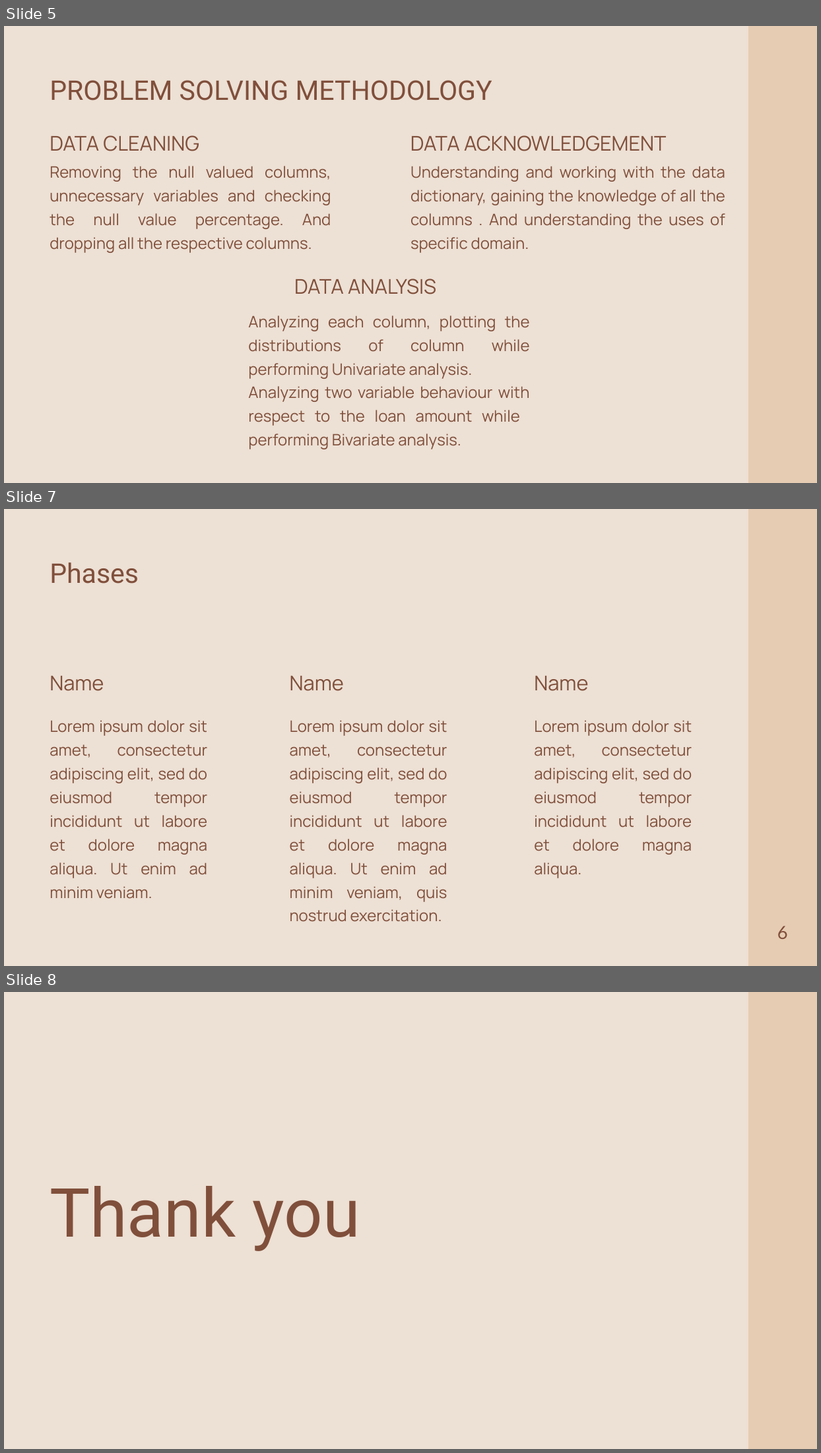
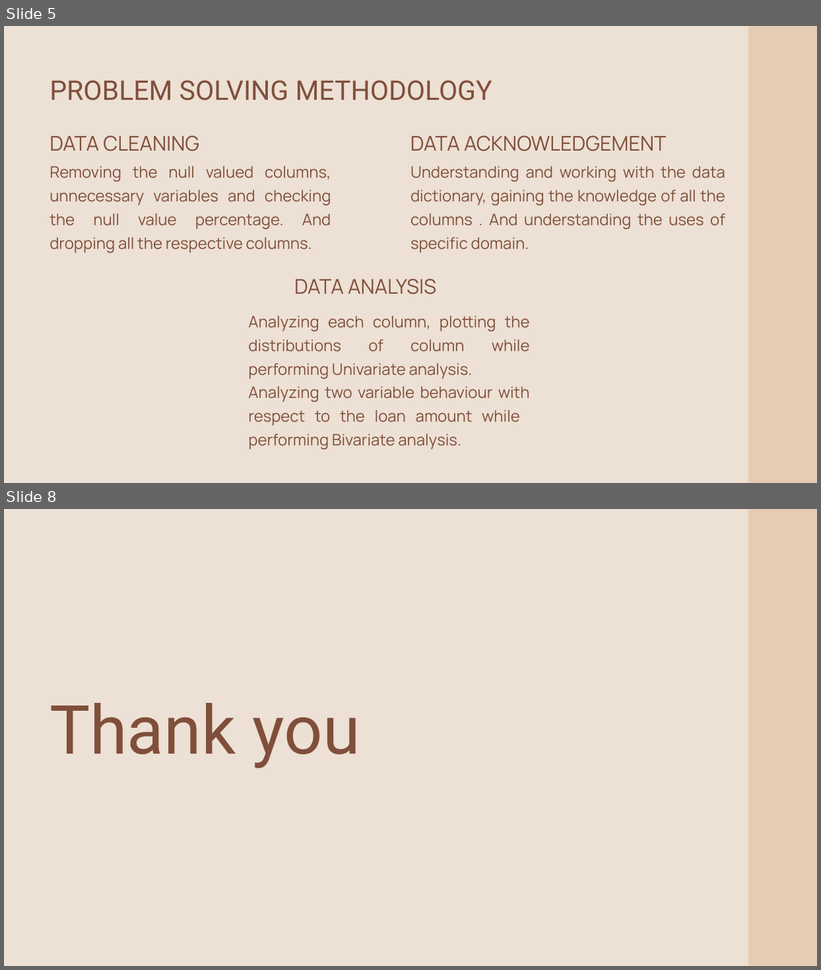
Before and after one commit to thomson18/lending_club_case_study, a slide deck: LENDING_CLUB_CASE_STUDY.pptx. Shown one above the other, each under a label of ours: slides 5, 7 and 8 before the commit, slides 5 and 8 after it; the slides between them are not shown. The pictures are 821x1453 and 821x970 pixels, drawn with LibreOffice and Linux fonts; fonts in the diff are those of the drawing. Boxes give left, top, right and bottom in pixels: in the first picture for what was removed or moved away, otherwise in the second. Text is boxed around its words. In the diff, an @@ line names an element or a change of style, - is before the commit and + after.

```diff
--- a/LENDING_CLUB_CASE_STUDY.pptx
+++ b/LENDING_CLUB_CASE_STUDY.pptx
@@ slide 7 removed at box(4, 509, 817, 966), background #EDE0D4 @@
@@ freeform shape removed at box(748, 509, 817, 966) @@
@@ text removed at box(50, 562, 139, 584) @@
-Phases
@@ text removed at box(50, 676, 104, 691) @@
-Name
@@ text removed at box(290, 676, 344, 691) @@
-Name
@@ text removed at box(534, 676, 588, 691) @@
-Name
@@ text removed at box(50, 720, 208, 899) @@
-Lorem ipsum dolor sit amet, consectetur adipiscing elit, sed do eiusmod tempor incididunt ut labore et dolore magna aliqua. Ut enim ad minim veniam.
@@ text removed at box(290, 720, 448, 922) @@
-Lorem ipsum dolor sit amet, consectetur adipiscing elit, sed do eiusmod tempor incididunt ut labore et dolore magna aliqua. Ut enim ad minim veniam, quis nostrud exercitation.
@@ text removed at box(534, 720, 692, 879) @@
-Lorem ipsum dolor sit amet, consectetur adipiscing elit, sed do eiusmod tempor incididunt ut labore et dolore magna aliqua.
@@ text removed at box(778, 926, 788, 939) @@
-6
```
Also in this commit, not shown: 2 slides added, 1 other slide removed, 1 other file.
